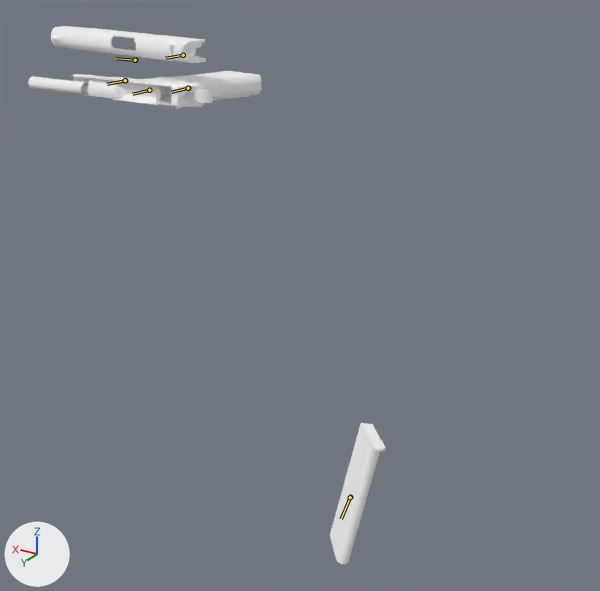
An edit to the glTF model xogot/assets/weapons/aether_waw_real/colt/viewmodel.glb, drawn before and after from the same camera.
Camera for both pictures: a camera (50 mm lens) standing at (-0.603, 0.693, 0.15) and looking at (-0.14, -0.079, -0.237). Arrows for +X, +Y and +Z are at lower left; the lights stay in place. The first picture is the older version. Both versions are drawn at frame 27 of the action 'PSA_viewmodel_colt45_reload_notempty'; the numbers are the values there. The bones that change, and the others that lie on the model, are drawn over the model as lines.

The first picture shows 'Colt1911'.
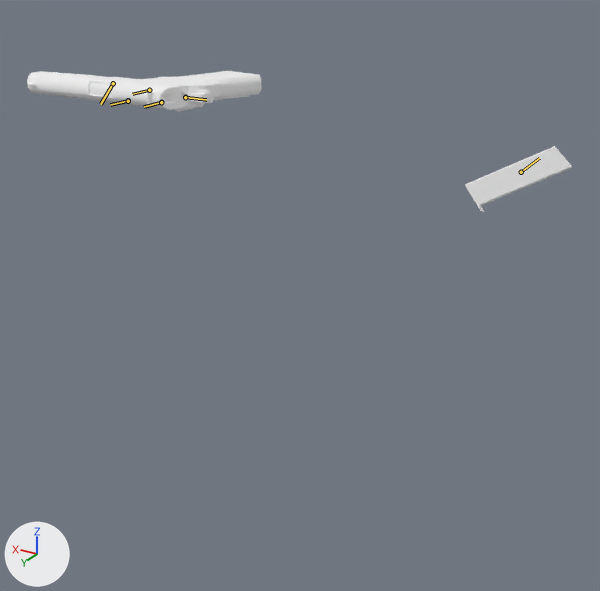
Edits to the scene script, one JSON object a line:
```json
{"block": "bone_joint2", "where": "bone_joint2 = bpy.data.objects['Colt1911.ao'].pose.bones['joint2']  # child of 'j_gun'"}
{"op": "set", "path": "bone_joint2.location", "old": "(0.0, 0.001, 0.021)", "new": "(0.0, 0.0, 0.0)"}
{"block": "bone_joint1", "where": "bone_joint1 = bpy.data.objects['Colt1911.ao'].pose.bones['joint1']  # child of 'j_gun'"}
{"op": "set", "path": "bone_joint1.location", "old": "(0.0, -0.006, 0.008)", "new": "(0.0, 0.0, 0.0)"}
{"op": "set", "path": "bone_joint1.rotation_quaternion", "old": "(0.715, 0.0, -0.699, 0.0)", "new": "(0.715, 0.0, 0.0, 0.699)", "note": "degrees (0, -89, 0) -> degrees (0, 0, 89)"}
{"block": "bone_j_clip", "where": "bone_j_clip = bpy.data.objects['Colt1911.ao'].pose.bones['j_clip']  # child of 'j_gun'"}
{"op": "set", "path": "bone_j_clip.location", "old": "(-0.281, 0.153, -0.327)", "new": "(-0.281, -0.298, -0.119)"}
{"op": "set", "path": "bone_j_clip.rotation_quaternion", "old": "(-0.192, 0.361, 0.712, -0.57)", "new": "(-0.192, 0.361, -0.57, -0.712)", "note": "degrees (-106, 8, 132) -> degrees (-98, 133, 12)"}
{"block": "bone_j_bolt", "where": "bone_j_bolt = bpy.data.objects['Colt1911.ao'].pose.bones['j_bolt']  # child of 'j_gun'"}
{"op": "set", "path": "bone_j_bolt.location", "old": "(-0.001, -0.038, 0.042)", "new": "(0.0, 0.0, 0.0)"}
{"op": "set", "path": "bone_j_bolt.rotation_quaternion", "old": "(1.0, 0.0, -0.01, -0.01)", "new": "(1.0, 0.0, 0.0, 0.0)", "note": "degrees (0, -1, -1) -> degrees (0, 0, 0)"}
```

Pixel boxes (x1, y1, x2, y2) of what changed, in the pictures (600 x 591 px):
```json
{"object": "Colt1911", "change": "posed", "before": [28, 26, 386, 564], "after": [27, 71, 573, 212], "on screen": "52% wider, 74% shorter"}
{"bone": "joint2", "before": "(125, 80) to (107, 84)", "after": "(128, 100) to (110, 104)"}
{"bone": "joint1", "before": "(188, 88) to (171, 92)", "after": "(185, 97) to (206, 99)"}
{"bone": "j_clip", "before": "(350, 497) to (341, 518)", "after": "(521, 172) to (539, 158)"}
{"bone": "j_bolt", "before": "(183, 55) to (166, 58)", "after": "(161, 102) to (144, 106)"}
```
